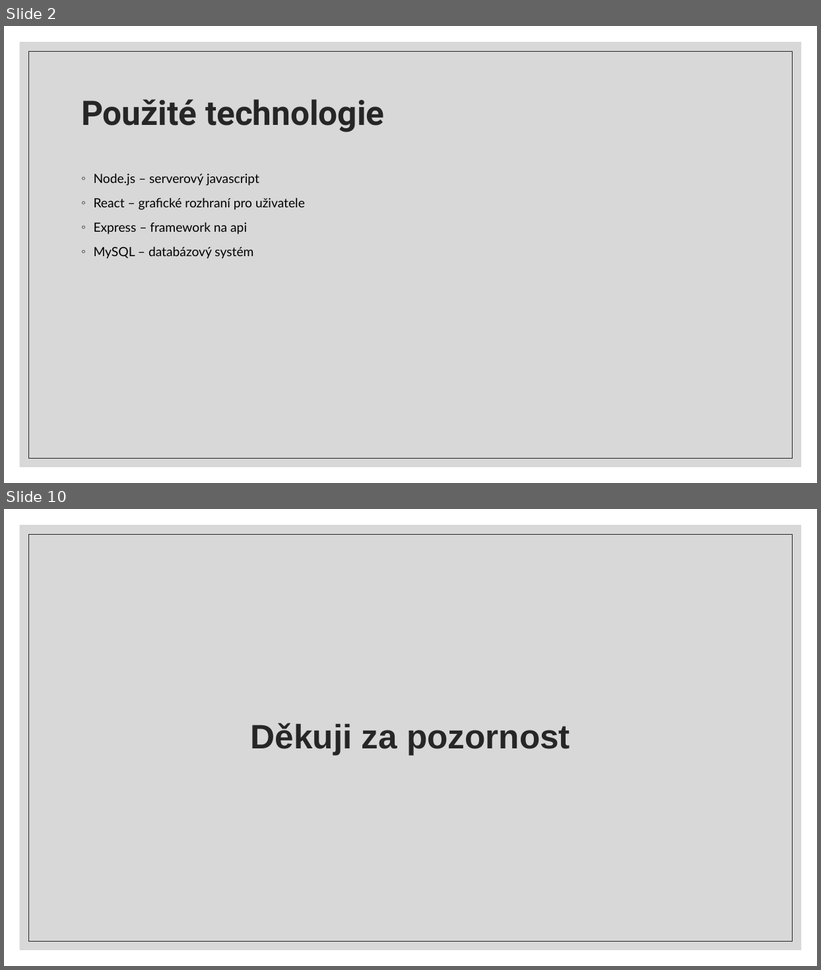
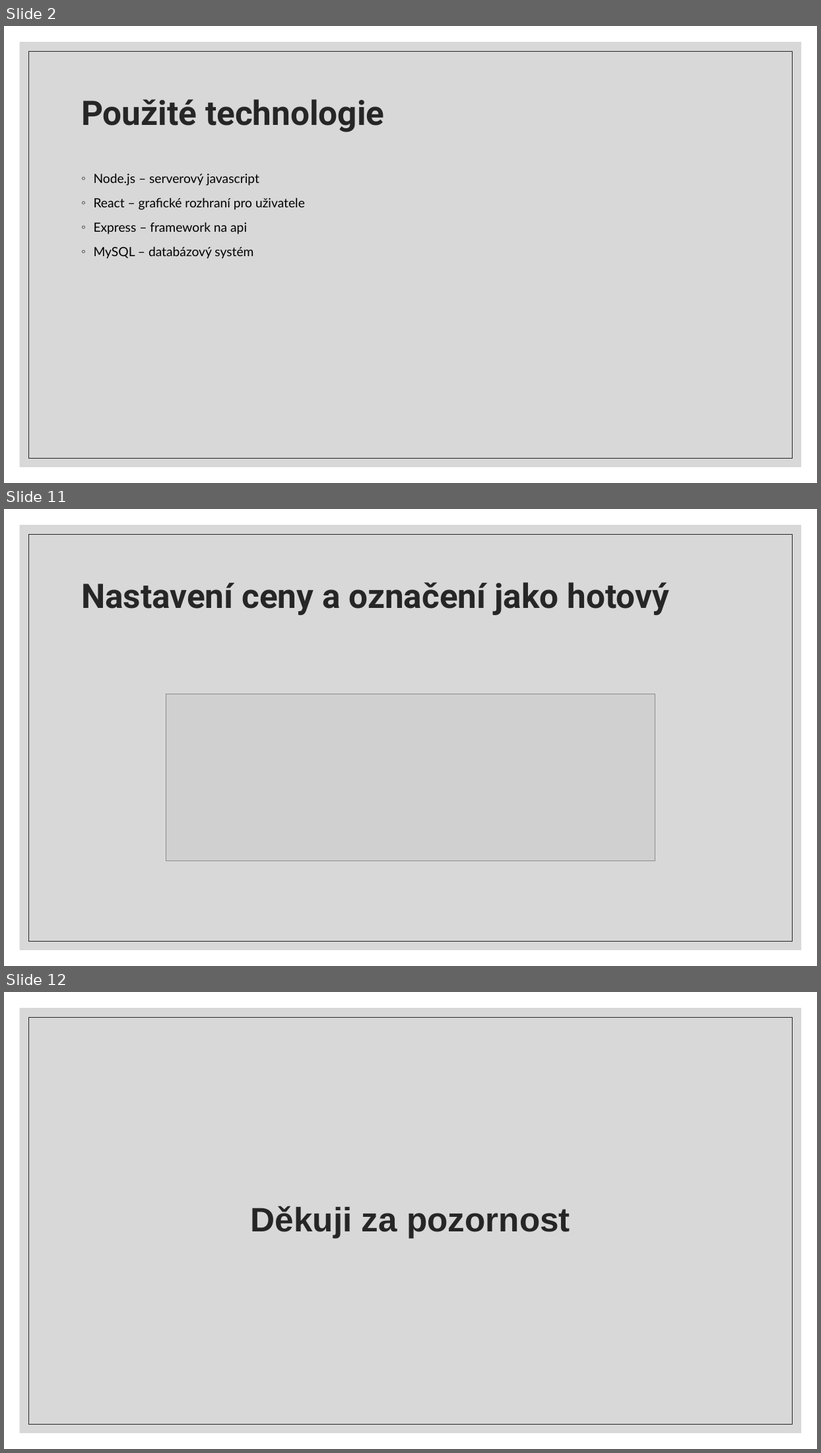
Before and after one commit to Atmaak/rocnikovka, a slide deck: ostatni/prezentace.pptm. Shown one above the other, each under a label of ours: slides 2 and 10 before the commit, slides 2, 11 and 12 after it; the slides between them are not shown. The pictures are 821x970 and 821x1453 pixels, drawn with LibreOffice and Linux fonts; fonts in the diff are those of the drawing; grey boxes stand for pictures. Boxes give left, top, right and bottom in pixels: in the first picture for what was removed or moved away, otherwise in the second. Text is boxed around its words. In the diff, an @@ line names an element or a change of style, - is before the commit and + after.

```diff
--- a/ostatni/prezentace.pptm
+++ b/ostatni/prezentace.pptm
@@ slide 11 added at (4, 509, 817, 966), background #FFFFFF; not listed: 2 template elements that a slide beside it also shows @@
@@ title added at (81, 582, 669, 615), 40 pt, text #262626, bold @@
+Nastavení ceny a označení jako hotový
@@ picture added at (166, 694, 655, 861) @@
@@ what was slide 10 is now slide 12 @@
```
Also in this commit, not shown: 4 slides changed, 4 other slides added, 3 slides removed, 10 other files.
